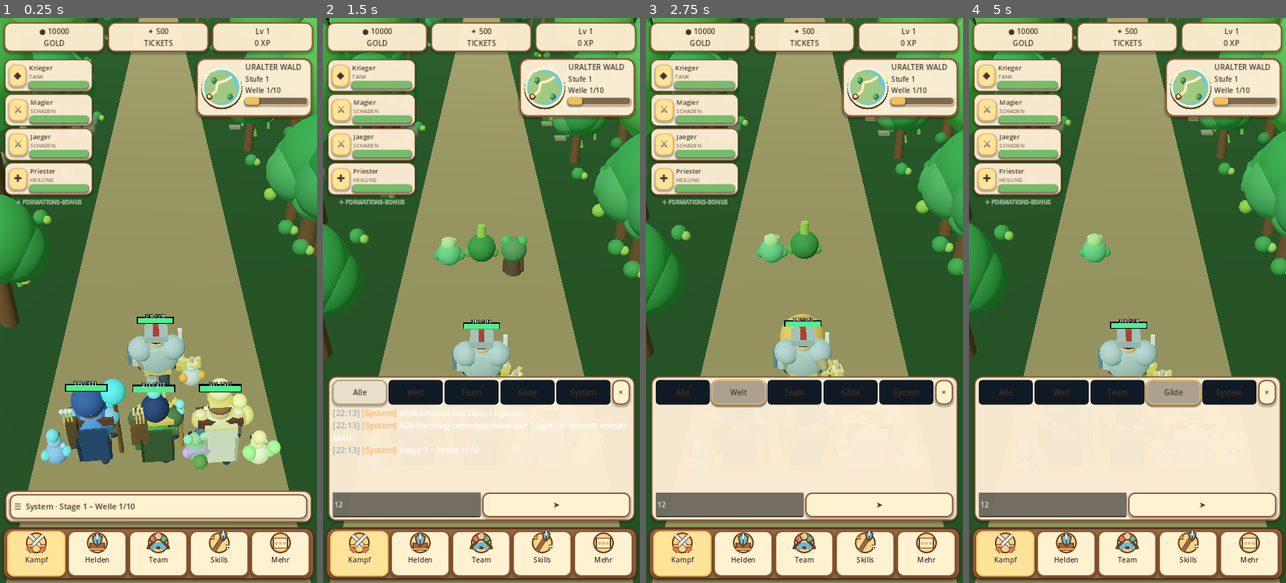
Above: before the commit, frames 1-4 (left to right).
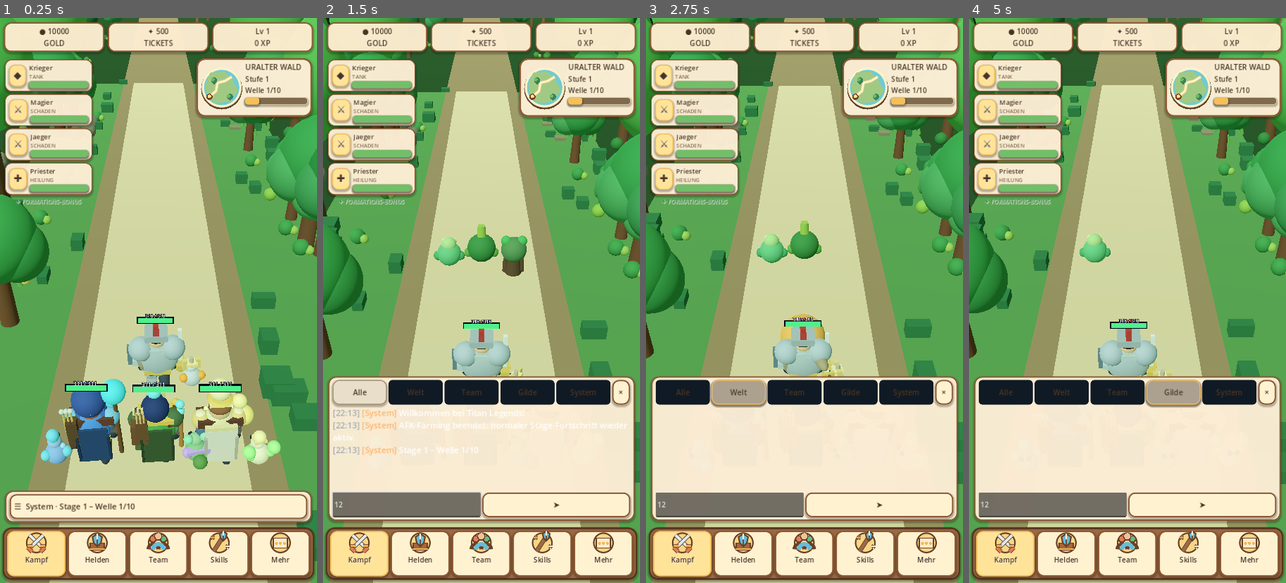
Above: after the commit, the same moments.

Repository: xynewageyx/TitanLegend
Game: Godot game, scene res://scenes/main.tscn
Same seed, same stepped clock (60 frames per second), same inputs: the game is played once before the commit and once after it.
Inputs (mouse positions are in pixels of both pictures, inside the frame that each line leads up to):
- Up to frame 1 (0.25 s): no input
- Up to frame 2 (1.5 s): click "☰ System · Stage 1 – Welle 1/…" at 0.5 s; click (405, 503) at 1.27 s; type "12" at 1.35 s
- Up to frame 3 (2.75 s): click "Welt" at 2 s
- Up to frame 4 (5 s): click "Alle" at 2.75 s; click "Team" at 3.5 s; click "Gilde" at 4.25 s

The runs differ from the first frame. In frame 1, 41% of the frame differs, in the area x 0-100%, y 10-100%; in frame 2, 31%; in frame 3, 32%; in frame 4, 33%.

Commit message:
Attach procedural elemental landscape to main 3D scene

Diff:
--- a/scenes/main.tscn
+++ b/scenes/main.tscn
@@ -8,6 +8,7 @@
 [ext_resource type="Script" path="res://scripts/skill_menu.gd" id="7"]
 [ext_resource type="Script" path="res://scripts/talent_menu.gd" id="8"]
 [ext_resource type="Script" path="res://scripts/world_transition.gd" id="9"]
+[ext_resource type="Script" path="res://scripts/procedural_battle_lane.gd" id="10"]
 [sub_resource type="Environment" id="Environment_1"]
 background_mode = 1
 background_color = Color(0.04, 0.12, 0.08, 1)
@@ -27,6 +28,9 @@
 script = ExtResource("1")
 environment_node = NodePath("../WorldEnvironment")
 sun_light = NodePath("../Sun")
+[node name="BattleLandscape" type="Node3D" parent="."]
+script = ExtResource("10")
+
 [node name="TeamFormation" type="Node3D" parent="."]
 position = Vector3(0, 0, 3)
 script = ExtResource("2")
Not shown: 1 places in scenes/main.tscn that only renumber resources
